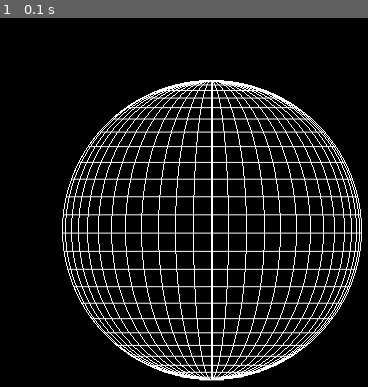
Above: before the commit, frame 1.
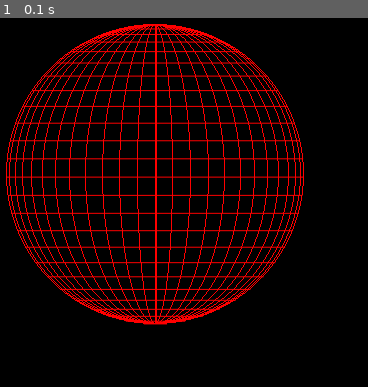
Above: after the commit, the same moment.

Repository: WIDZpy/2D_spher_on_pygame
Game: pygame game, started from src/main.py
Same seed, same stepped clock (60 frames per second), same inputs: the game is played once before the commit and once after it.
Inputs:
- Up to frame 1 (0.1 s): no input

The runs differ from the first frame. In frame 1, 23% of the frame differs, in the area x 1-99%, y 1-99%.

Commit message:
update et rajout d'un fichier word

Diff:
--- a/src/main.py
+++ b/src/main.py
@@ -3,36 +3,39 @@
 
 
 class Sphere:
-	def __init__(self, window, distance, color1=None, color2=None, shape=300, width=1):
-		self.win = window
+	def __init__(self, surface, distance, center=(200, 200), color=None, color_fond=None, shape=300, width1=1):
+
+		self.win = surface
 		self.distence = distance
-		self.color1 = [255, 255, 255] if color1 is None else color1
-		self.color2 = [255, 255, 255] if color2 is None else color2
+		self.color1 = (255, 255, 255) if color_fond is None else color_fond
+		self.color2 = (255, 255, 255) if color is None else color
+		self.win.fill(self.color1)
 		self.sphere_shape = shape
-		self.winsize = pg.display.get_window_size()
-		self.width = width
-		self.position = (winsize[0]/2, winsize[1]/2)
-		pg.draw.ellipse(self.win, self.color1, (winsize[0]/2-shape/2, winsize[1]/2-shape/2, shape, shape), self.width)
+		# self.winsize = pg.display.get_window_size()
+		self.width1 = width1
+		self.position = center
+		# pg.draw.ellipse(self.win, self.color1, (winsize[0]/2-shape/2, winsize[1]/2-shape/2, shape, shape), self.width1)
 
-	def draw_parallel(self, repetition=range(-90, 90, 5)):
+	def draw_parallel(self, repetition=range(-90, 91, 5)):
 		# triengle abc rectengle en a
 		for angle in repetition:
 			angle = mt.radians(angle)
 			cb = self.sphere_shape/2
 			ba = cb * mt.sin(angle)
 			ca = mt.cos(angle) * cb
-			b = (self.position[0] + ca-2, self.position[1] + ba)
+			b = (self.position[0] + ca-3, self.position[1] + ba)
 			bprime = (self.position[0] - ca+1, self.position[1] + ba)
 			# print(cb, ba, ca, b, bprime)
 			pg.draw.aaline(self.win, self.color2, b, bprime)
 
-	def draw_meridian(self, repetition=range(0, 90, 5)):
+	def draw_meridian(self, repetition=range(0, 91, 5)):
 		for angle in repetition:
 			angle = mt.radians(angle)
 			de = 2 * (mt.sin(angle) * self.sphere_shape/2)
-			pg.draw.ellipse(self.win, self.color2, (self.winsize[0]/2 - de/2, self.winsize[1]/2 - self.sphere_shape/2,
-													de, self.sphere_shape), self.width)
-			print(de, self.width, self.winsize)
+			pg.draw.ellipse(self.win, self.color2, (self.position[0] - de/2, self.position[1] - self.sphere_shape/2,
+				de, self.sphere_shape), self.width1)
+			print(de, self.width1)
+
 
 if __name__ == '__main__':
 	run = True
@@ -40,10 +43,11 @@
 	clock = pg.time.Clock()
 	pg.init()
 	win = pg.display.set_mode(winsize)
-	spher = Sphere(win, 100)
 
-	spher.draw_parallel(range(-90, 90, 7))
-	spher.draw_meridian(range(0, 90, 7))
+	spher = Sphere(win, distance=100, color=(255, 0, 0), color_fond=(0, 0, 0))
+
+	spher.draw_parallel(range(-90, 91, 7))
+	spher.draw_meridian(range(0, 91, 7))
 	while run:
 		# pg.time.delay(16)  # 33ms ~= 30fps | 16ms ~= 60fps | multi-threading and gpu accel to be made, might not be needed
 		if pg.event.get(pg.QUIT):
--- /dev/null
+++ b/src/test.py
@@ -0,0 +1,18 @@
+import pygame as pg
+import math as mh
+
+pi = mh.pi
+
+win = pg.display.set_mode((600, 600))
+
+pg.draw.arc(win, (255, 255, 255), (0, 0, 100, 200), pi, pi+0.3)
+
+run = True
+compteur = 0
+while run:
+	compteur += 0.1
+	pg.time.delay(100)
+	if pg.event.get(pg.QUIT):
+		run = False
+	pg.draw.arc(win, (255, 255, 255), (10, 10, 100, 200), pi*3/2, pi/2)
+	pg.display.update()
Not shown, added: doc/Représenter une sphère en 2D.docx
Not shown, added: doc/~$présenter une sphère en 2D.docx
